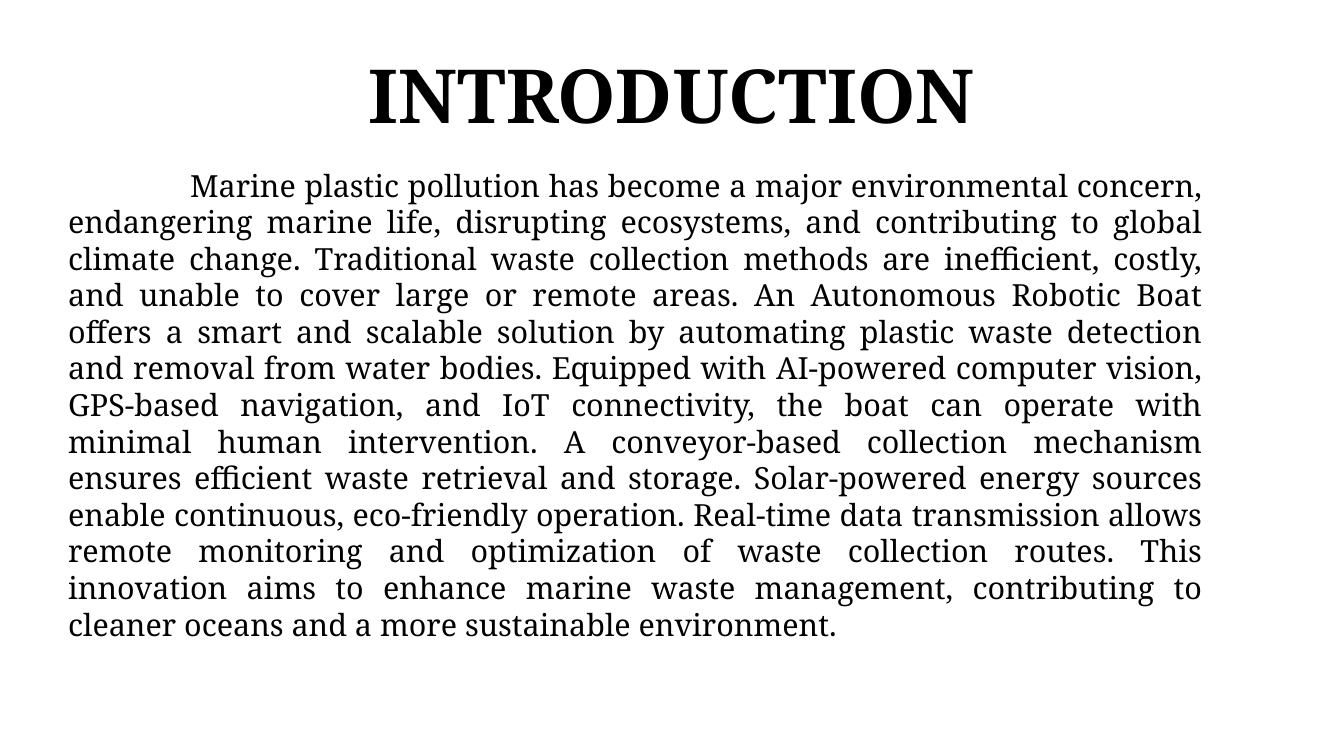
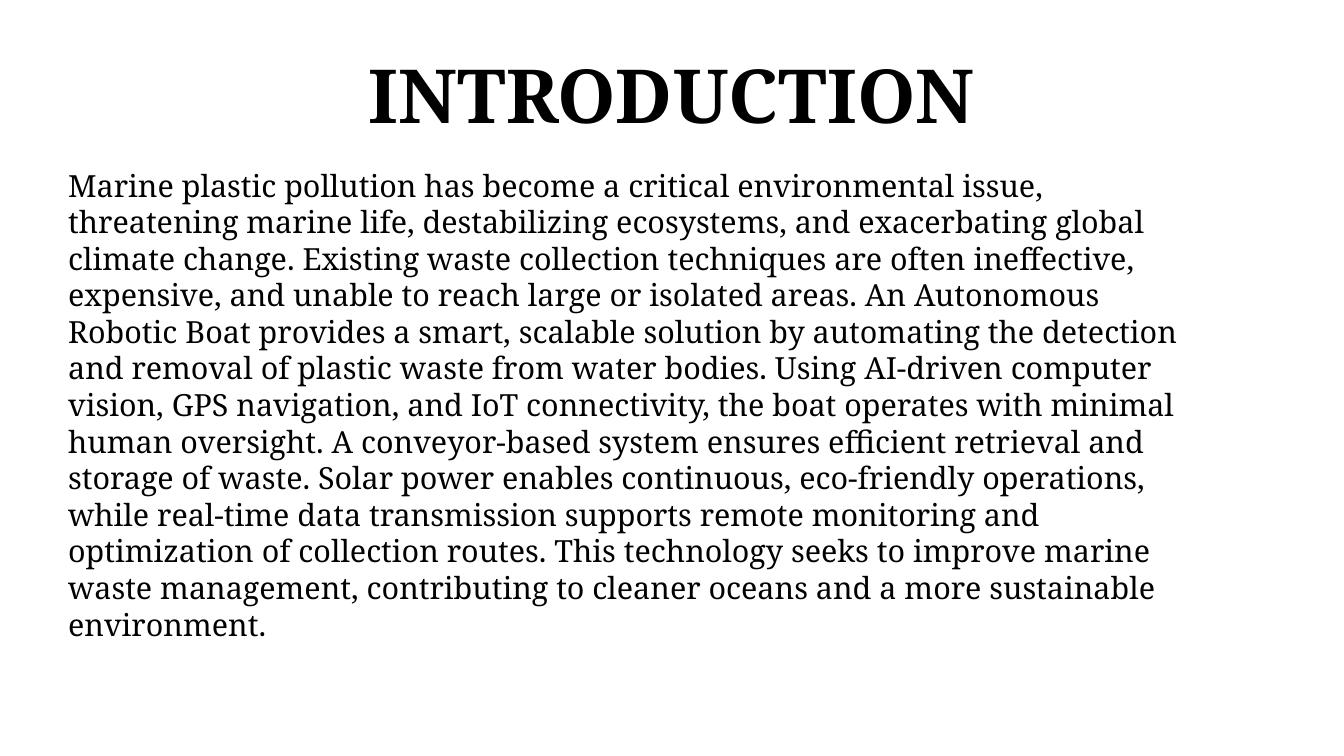
Before and after one commit to partha235/sea_plastic, a slide deck: slide 5 of zeroth_review.pptx. Drawn at 1344x756 pixels with LibreOffice and Linux fonts; fonts in the diff are those of the drawing; background and template pictures are left out. Boxes give left, top, right and bottom in pixels: in the first picture for what was removed or moved away, otherwise in the second. Text is boxed around its words. In the diff, an @@ line names an element or a change of style, - is before the commit and + after.

```diff
--- a/zeroth_review.pptx
+++ b/zeroth_review.pptx
@@ text at [68, 173, 1177, 637]: text changed @@
-Marine plastic pollution has become a major environmental concern, endangering marine life, disrupting ecosystems, and contributing to global climate change. Traditional waste collection methods are inefficient, costly, and unable to cover large or remote areas. An Autonomous Robotic Boat offers a smart and scalable solution by automating plastic waste detection and removal from water bodies. Equipped with AI-powered computer vision, GPS-based navigation, and IoT connectivity, the boat can operate with minimal human intervention. A conveyor-based collection mechanism ensures efficient waste retrieval and storage. Solar-powered energy sources enable continuous, eco-friendly operation. Real-time data transmission allows remote monitoring and optimization of waste collection routes. This innovation aims to enhance marine waste management, contributing to cleaner oceans and a more sustainable environment.
+Marine plastic pollution has become a critical environmental issue, threatening marine life, destabilizing ecosystems, and exacerbating global climate change. Existing waste collection techniques are often ineffective, expensive, and unable to reach large or isolated areas. An Autonomous Robotic Boat provides a smart, scalable solution by automating the detection and removal of plastic waste from water bodies. Using AI-driven computer vision, GPS navigation, and IoT connectivity, the boat operates with minimal human oversight. A conveyor-based system ensures efficient retrieval and storage of waste. Solar power enables continuous, eco-friendly operations, while real-time data transmission supports remote monitoring and optimization of collection routes. This technology seeks to improve marine waste management, contributing to cleaner oceans and a more sustainable environment.
```
Also in this commit, not shown: 2 other slides changed, 7 other files.
